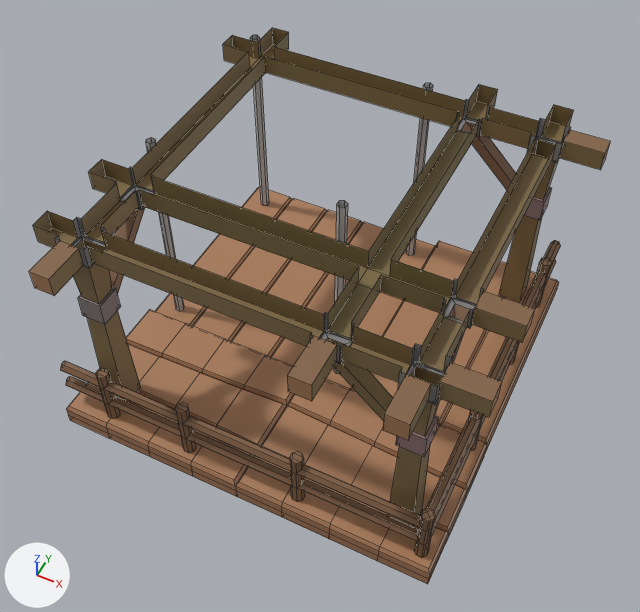
The FBX model Assets/3DModels/Buildings/Constructions/BasicElevator/BasicElevator_Corner_Up.fbx, before and after one commit.
The view is the same before and after, from a 50 mm lens placed at (5.38, -11.13, 15.39), pointed at (0.09, -0.55, 2.17). Arrows for +X, +Y and +Z are at lower left; the lights stay in place. The picture after the commit comes second. Mesh edges are drawn as thin lines. Where no turn or scale is listed for an object, it has been applied to the vertices.

The older version as bpy lines, for what is in view:
```python
me_cube_008 = bpy.data.meshes.new('Cube.008')
me_cube_008.from_pydata(...)  # 930 vertices, 859 faces; spans x -4.0..4.25, y -4.25..4.0, z 0.0..5.0
me_cube_008.materials.append(mat_palette)  # picture img_palettetexture_png
ob_basicelevator_corner_up = bpy.data.objects.new('BasicElevator_Corner_Up', me_cube_008)
ob_basicelevator_corner_up.location = (0.0, 0.0, 0.0)
```
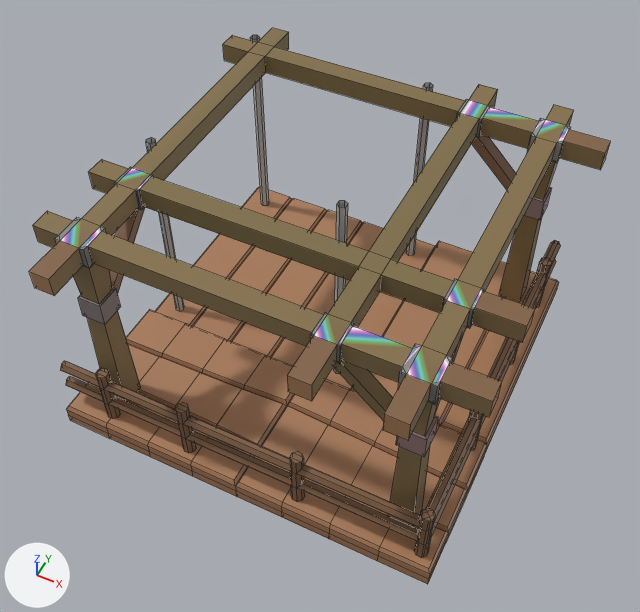
Where the newer file only moved an object's origin or applied its transform, the numbers keep the older frame.

The change, as a list of edits to the scene's bpy script:
```text
Change me_cube_008:
    used by ob_basicelevator_corner_up; location = (0.0, 0.0, 0.0)
    remove me_cube_008.from_pydata(...)  # 930 vertices, 859 faces; spans x -4.0..4.25, y -4.25..4.0, z 0.0..5.0
    add me_cube_008.from_pydata(...)  # 926 vertices, 925 faces; spans x -4.0..4.25, y -4.25..4.0, z 0.0..5.0
    me_cube_008 part 1
    4 vertices are removed from x -3.35..-2.95, y 3.45, z 4.6..5.0
    6 faces are deleted
    72 new faces join them
```

Location of each change, (x1, y1, x2, y2) in pixels of the pictures (640 x 612 px):
part 1 of me_cube_008, built on: before (258, 28, 289, 59); after (33, 28, 573, 386)
